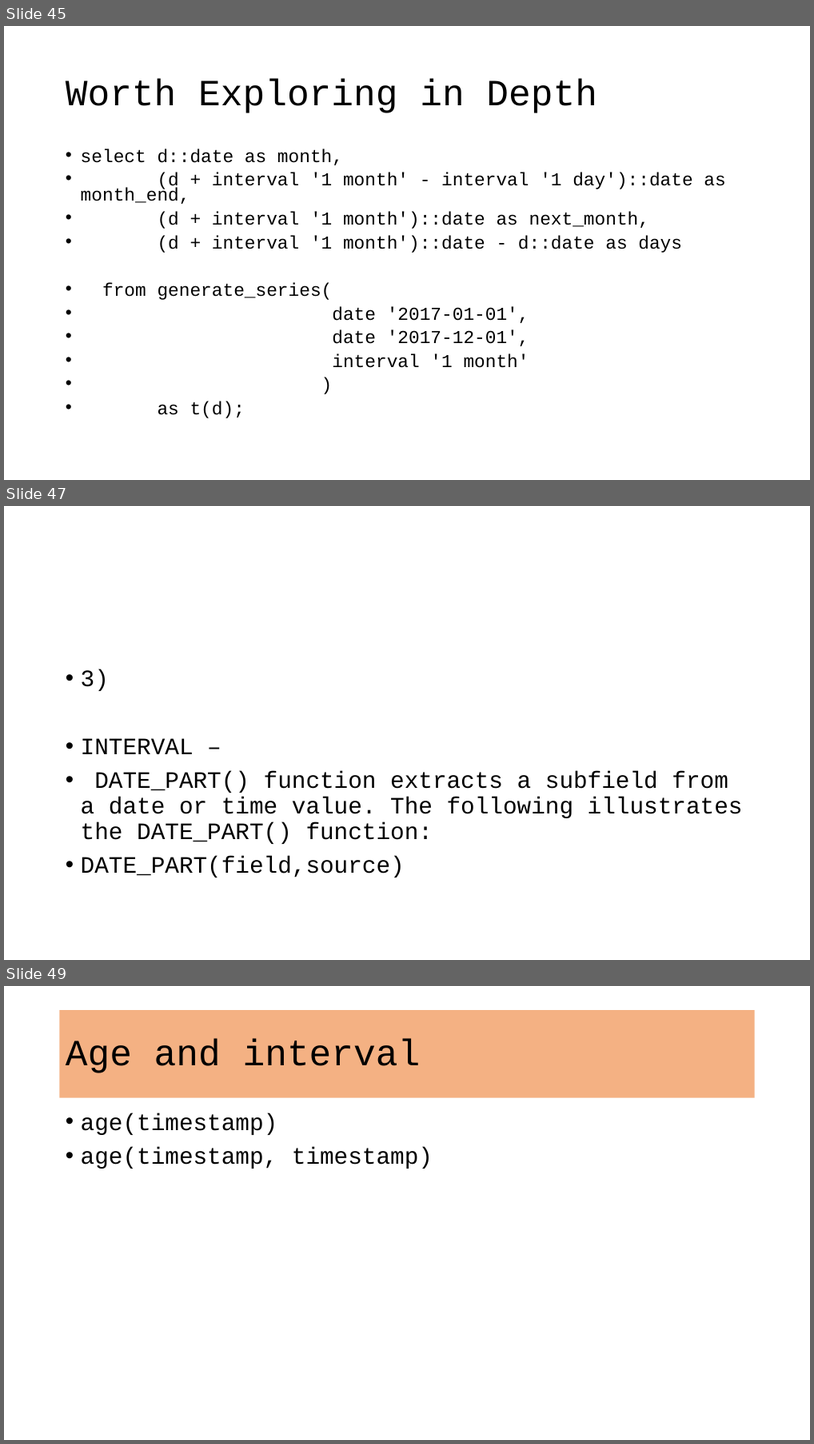
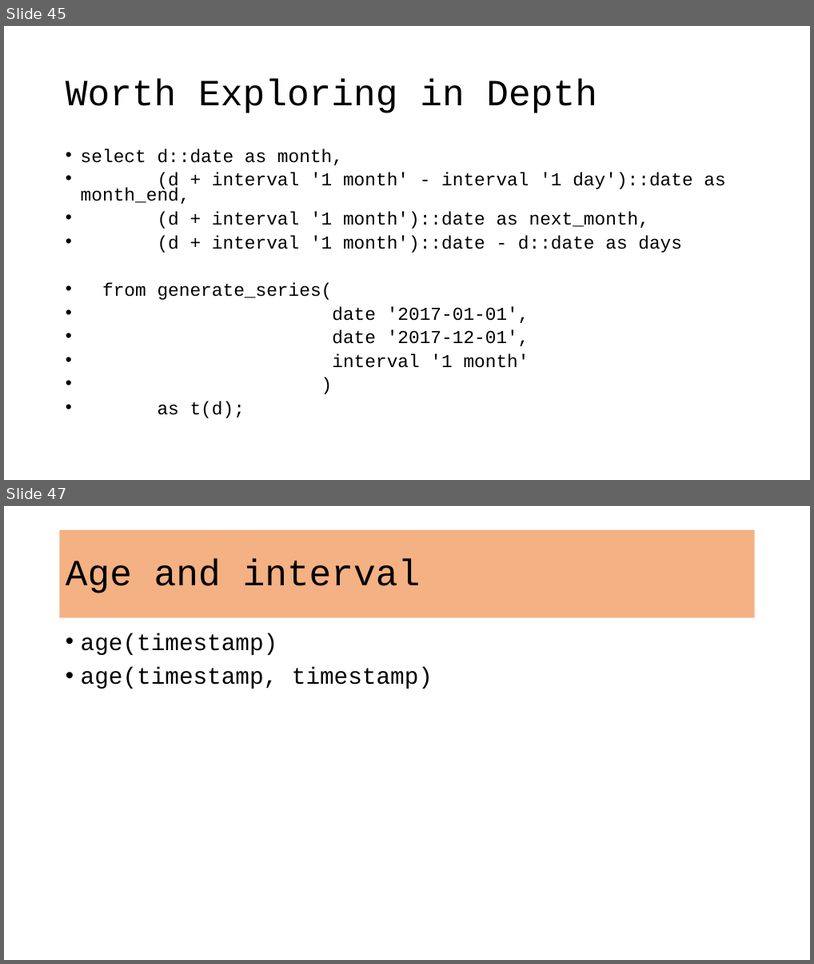
Before and after one commit to VadimAcosta/timestamps_and_intervals, a slide deck: times_and_dates.pptx. Shown one above the other, each under a label of ours: slides 45, 47 and 49 before the commit, slides 45 and 47 after it; the slides between them are not shown. The pictures are 814x1444 and 814x964 pixels, drawn with LibreOffice and Linux fonts; fonts in the diff are those of the drawing. Boxes give left, top, right and bottom in pixels: in the first picture for what was removed or moved away, otherwise in the second. Text is boxed around its words. In the diff, an @@ line names an element or a change of style, - is before the commit and + after.

```diff
--- a/times_and_dates.pptx
+++ b/times_and_dates.pptx
@@ slide 47 removed at (x1=4, y1=506, x2=810, y2=960), background #FFFFFF @@
@@ text removed at (x1=81, y1=669, x2=743, y2=877) @@
-• 3)
-• INTERVAL –
-• DATE_PART() function extracts a subfield from a date or time value. The following illustrates the DATE_PART() function:
-• DATE_PART(field,source)
@@ what was slide 49 is now slide 47 @@
```
Also in this commit, not shown: 9 slides changed, 2 slides added, 3 other slides removed, 1 other file.
